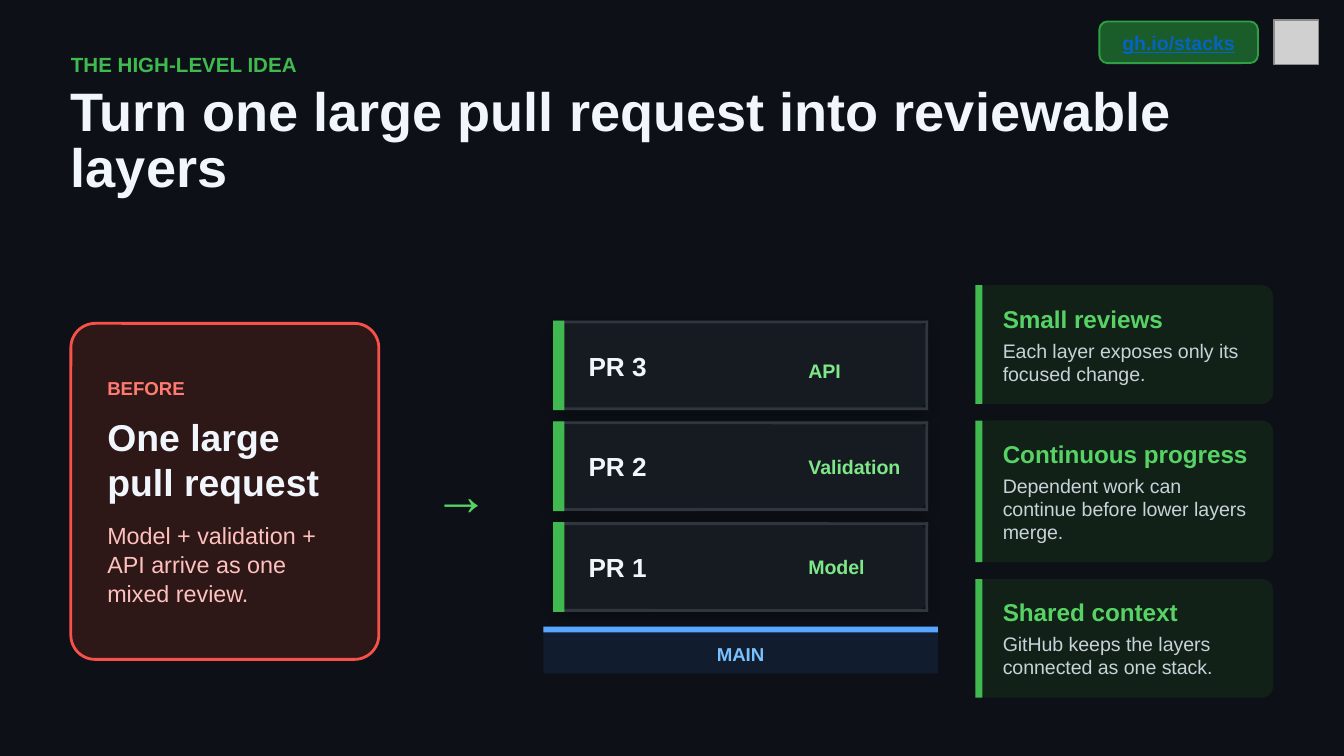
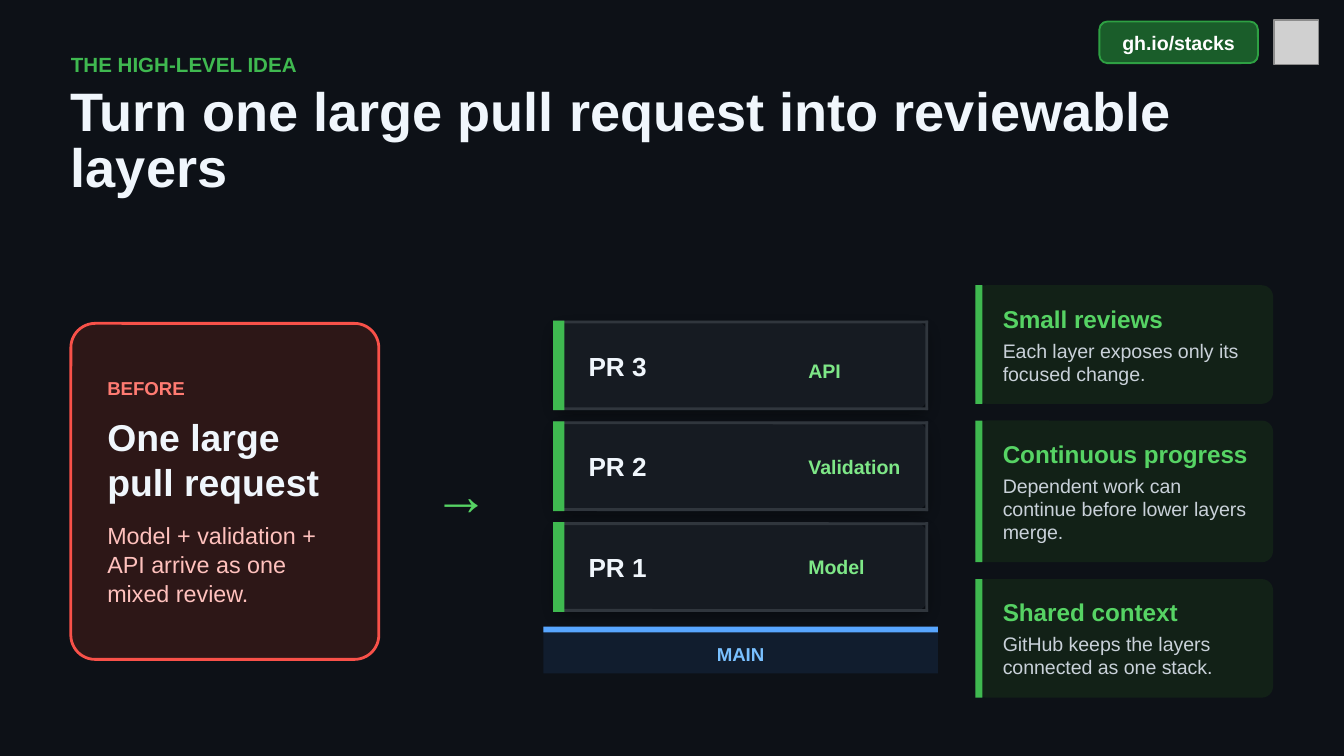
Before and after one commit to DanWahlin/gh-stack-demo, a slide deck: slide 3 of github-stacked-prs.pptx. Drawn at 1344x756 pixels with LibreOffice and Linux fonts; fonts in the diff are those of the drawing; grey boxes stand for pictures. Boxes give left, top, right and bottom in pixels: in the first picture for what was removed or moved away, otherwise in the second. Text is boxed around its words. In the diff, an @@ line names an element or a change of style, - is before the commit and + after.

```diff
--- a/github-stacked-prs.pptx
+++ b/github-stacked-prs.pptx
@@ text "gh.io/stacks" at [1122,35,1234,54]: text colour #0563C1 to #FFFFFF, underline off @@
```
Also in this commit, not shown: 4 other slides changed, 2 slides added, 15 other files.
